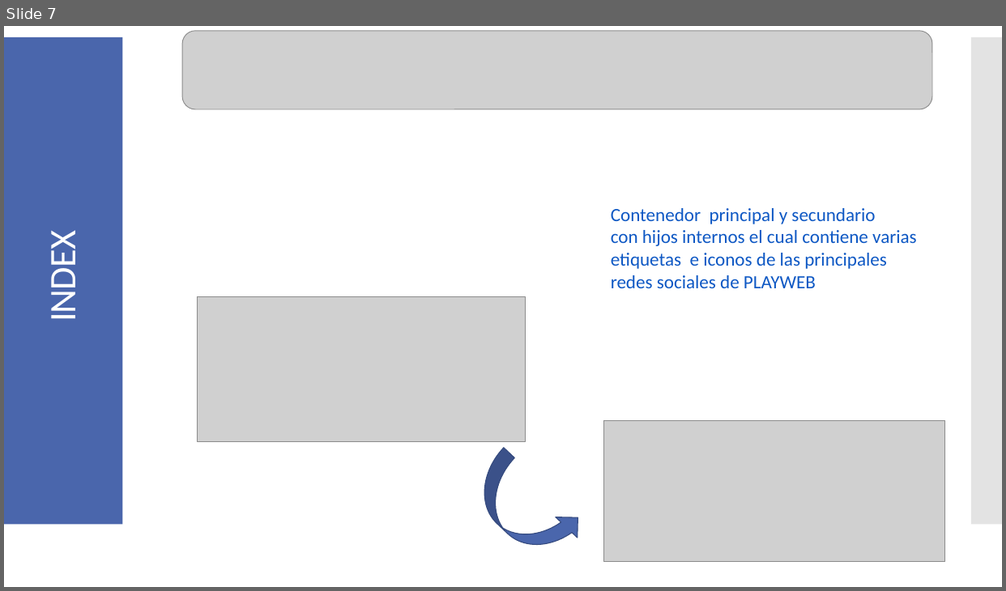
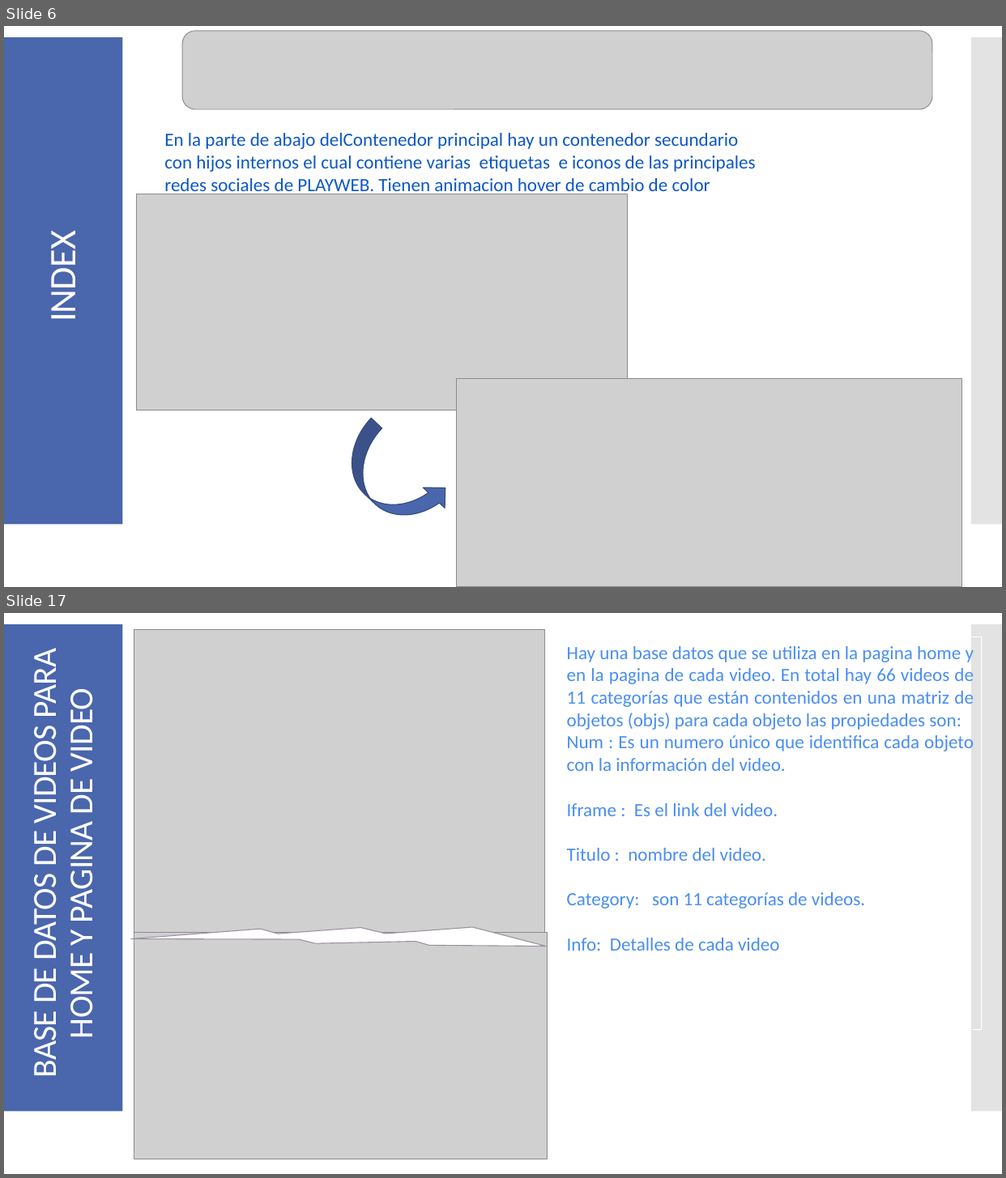
Before and after one commit to MalyJPL/PlayWeb-BICTIA, a slide deck: Manual/Manual_Desarrollo.pptx. Shown one above the other, each under a label of ours: slide 7 before the commit, slides 6 and 17 after it; the slides between them are not shown. The pictures are 1006x591 and 1006x1178 pixels, drawn with LibreOffice and Linux fonts; fonts in the diff are those of the drawing; grey boxes stand for pictures. Boxes give left, top, right and bottom in pixels: in the first picture for what was removed or moved away, otherwise in the second. Text is boxed around its words. In the diff, an @@ line names an element or a change of style, - is before the commit and + after.

```diff
--- a/Manual/Manual_Desarrollo.pptx
+++ b/Manual/Manual_Desarrollo.pptx
@@ slide 17 added at (4, 613, 1002, 1174), background #FFFFFF; not listed: 2 template elements that a slide beside it also shows @@
@@ picture added at (134, 629, 545, 1012) @@
@@ title added at (24, 655, 102, 1076), 32.4 pt, text #FFFFFF @@
+BASE DE DATOS DE VIDEOS PARA HOME Y PAGINA DE VIDEO
@@ rectangle added at (560, 637, 982, 1030), outline #FFFFFF 0.75 pt, 18 pt, text #4A8EF2 @@
+Hay una base datos que se utiliza en la pagina home y en la pagina de cada video. En total hay 66 videos de 11 categorías que están contenidos en una matriz de objetos (objs) para cada objeto las propiedades son:
+Num : Es un numero único que identifica cada objeto con la información del video.
+Iframe : Es el link del video.
+Titulo : nombre del video.
+Category: son 11 categorías de videos.
+Info: Detalles de cada video
@@ lightning bolt added at (131, 904, 547, 968), fill #FFFFFF, outline #9D90A0 0.85 pt @@
@@ picture added at (134, 933, 548, 1160) @@
@@ what was slide 7 is now slide 6 @@
@@ slide 6 changed as well @@
@@ text at (164, 133, 756, 196): text changed @@
-Contenedor principal y secundario
-con hijos internos el cual contiene varias
-etiquetas e iconos de las principales
-redes sociales de PLAYWEB
+En la parte de abajo delContenedor principal hay un contenedor secundario
+con hijos internos el cual contiene varias etiquetas e iconos de las principales
+redes sociales de PLAYWEB. Tienen animacion hover de cambio de color
@@ picture: place and size @@
-picture at (197, 297, 526, 442)
+picture at (136, 194, 627, 411)
@@ picture: place and size @@
-picture at (603, 420, 945, 561)
+picture at (456, 378, 962, 587)
@@ curved up arrow: place and size @@
-curved up arrow at (462, 448, 589, 571)
+curved up arrow at (330, 419, 456, 542)
```
Also in this commit, not shown: 6 other slides changed, 17 other slides added, 2 slides removed, 10 other files.
